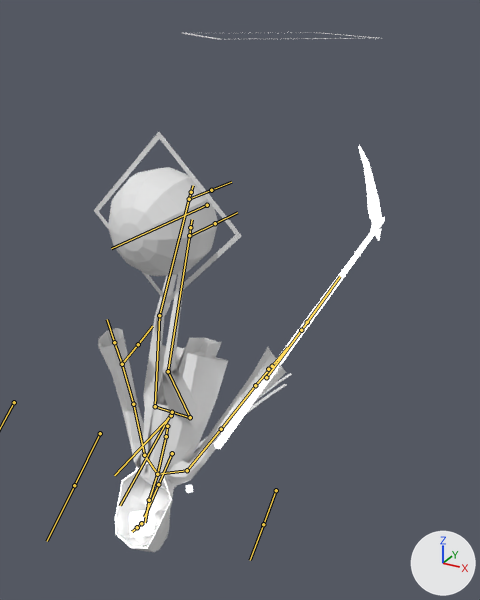
The FBX model NotAllSheep/Assets/Art/18_06_18/Reaper_02_Animation_03.fbx, before and after one commit.
One viewpoint serves both versions: a 50 mm lens placed at (6.88, -9.61, 3.59), pointed at (0.04, 2.84, -2.63). The axes (+X, +Y, +Z) are drawn at lower right. The lights are the same throughout. Both versions are drawn at frame 1 of the action 'Armature|shape_diamond.001Action'; the numbers are the values there. The bones that bend it are drawn over the model as lines.
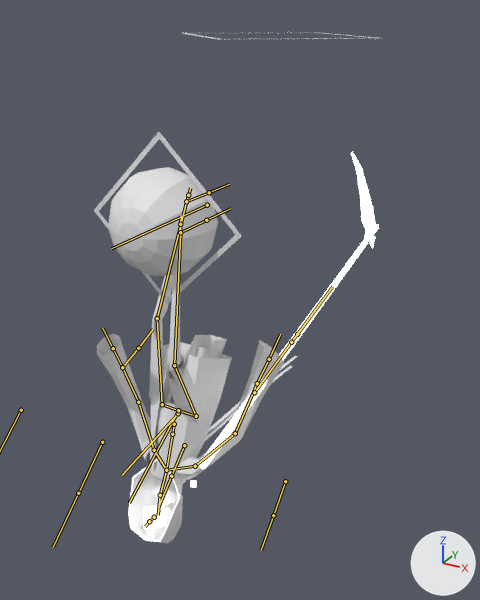
Pixel boxes (x1, y1, x2, y2) of what changed, in the pictures (480 x 600 px):
'Cube.005', posed (6% shorter)
    before: (98, 328, 286, 485)
    after: (97, 334, 284, 481)
'Cube', posed
    before: (141, 270, 196, 490)
    after: (149, 270, 202, 483)
'Plane.003', posed (7% narrower)
    before: (139, 345, 228, 487)
    after: (149, 342, 232, 483)
'Plane.000', posed (7% narrower, 6% shorter)
    before: (115, 460, 174, 552)
    after: (128, 457, 183, 543)
'Cube.008', posed
    before: (214, 145, 385, 449)
    after: (199, 152, 379, 469)
'Cube.001', posed (8% narrower)
    before: (129, 510, 154, 537)
    after: (143, 504, 166, 530)
'Plane', posed
    before: (190, 373, 292, 460)
    after: (205, 356, 298, 441)
'Cube.004', posed
    before: (136, 467, 193, 493)
    after: (190, 480, 197, 488)
bone 'hip', root to tip
    before: (172, 412) to (120, 505)
    after: (178, 410) to (129, 503)
bone 'thigh.l', root to tip
    before: (155, 406) to (159, 315)
    after: (162, 404) to (157, 318)
bone 'calf.l', root to tip
    before: (159, 315) to (189, 199)
    after: (157, 318) to (186, 201)
bone 'thigh.r', root to tip
    before: (190, 417) to (168, 371)
    after: (196, 416) to (174, 365)
bone 'calf.r', root to tip
    before: (168, 371) to (189, 235)
    after: (174, 365) to (180, 232)
bone 'abdomen', root to tip
    before: (167, 426) to (166, 436)
    after: (174, 424) to (172, 434)
bone 'chest', root to tip
    before: (166, 436) to (157, 474)
    after: (172, 434) to (166, 470)
bone 'head', root to tip
    before: (157, 474) to (149, 500)
    after: (166, 470) to (160, 495)
bone 'head.001', root to tip
    before: (149, 500) to (145, 522)
    after: (160, 495) to (158, 515)
bone 'arm_upper.l', root to tip
    before: (144, 455) to (133, 404)
    after: (154, 450) to (138, 402)
bone 'arm_middle.l', root to tip
    before: (133, 404) to (122, 364)
    after: (138, 402) to (122, 367)
bone 'arm_upper.l.001', root to tip
    before: (187, 470) to (221, 429)
    after: (195, 466) to (235, 433)
bone 'arm_middle.l.001', root to tip
    before: (221, 429) to (255, 385)
    after: (235, 433) to (257, 383)
bone 'handIK.l.001', root to tip
    before: (268, 369) to (270, 367)
    after: (257, 383) to (258, 381)

What the commit changed:
Bone 'hip' (bone_hip) moves from (-0.01, -0.09, 1.63) to (0.01, -0.03, 1.35).
Bone 'hip' (bone_hip) turns from (51, -1, 0) to (48, 1, 0) degrees about its own x, y and z.
Bone 'thigh.l' (bone_thigh_l) turns from (32, -5, -2) to (38, -5, -2) degrees about its own x, y and z.
Bone 'calf.l' (bone_calf_l) turns from (-6, 0, 0) to (-14, 0, 0) degrees about its own x, y and z.
Bone 'thigh.r' (bone_thigh_r) turns from (78, 9, 8) to (72, 8, 8) degrees about its own x, y and z.
Bone 'calf.r' (bone_calf_r) turns from (-47, 0, 0) to (-29, 0, 0) degrees about its own x, y and z.
Bone 'abdomen' (bone_abdomen) turns from (24, 0, 0) to (22, 0, 0) degrees about its own x, y and z.
Bone 'chest' (bone_chest) turns from (-2, 0, 0) to (4, 0, 0) degrees about its own x, y and z.
Bone 'head' (bone_head) turns from (-24, 0, 0) to (-21, 0, 0) degrees about its own x, y and z.
Bone 'head.001' (bone_head_001) turns from (-45, 0, 0) to (-44, 0, 0) degrees about its own x, y and z.
Bone 'arm_upper.l' (bone_arm_upper_l) turns from (7, -33, -29) to (15, -31, -34) degrees about its own x, y and z.
Bone 'arm_middle.l' (bone_arm_middle_l) turns from (19, 7, -41) to (17, 6, -36) degrees about its own x, y and z.
Bone 'arm_upper.l.001' (bone_arm_upper_l_001) turns from (-33, 36, 16) to (-44, 27, 1) degrees about its own x, y and z.
Bone 'arm_middle.l.001' (bone_arm_middle_l_001) turns from (-1, 0, -2) to (16, -5, 34) degrees about its own x, y and z.
Bone 'handIK.l.001' (bone_handik_l_001) moves from (-1.15, 0.32, 0.44) to (-1.15, -0.22, 0.55).
